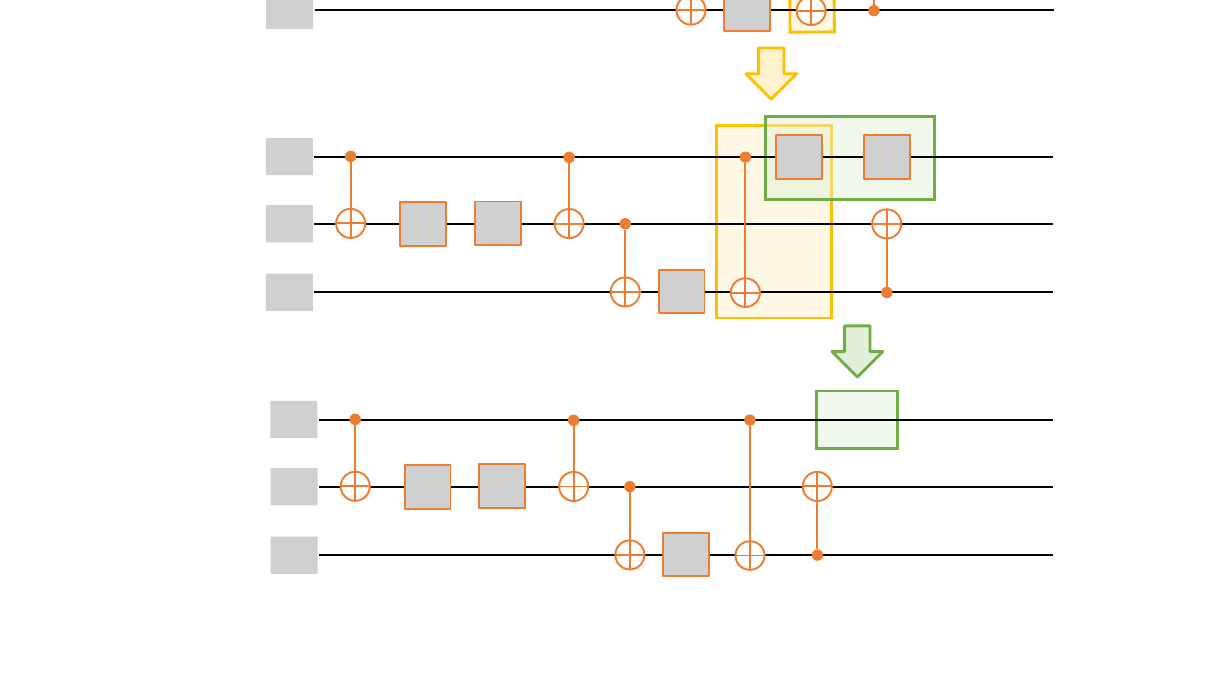
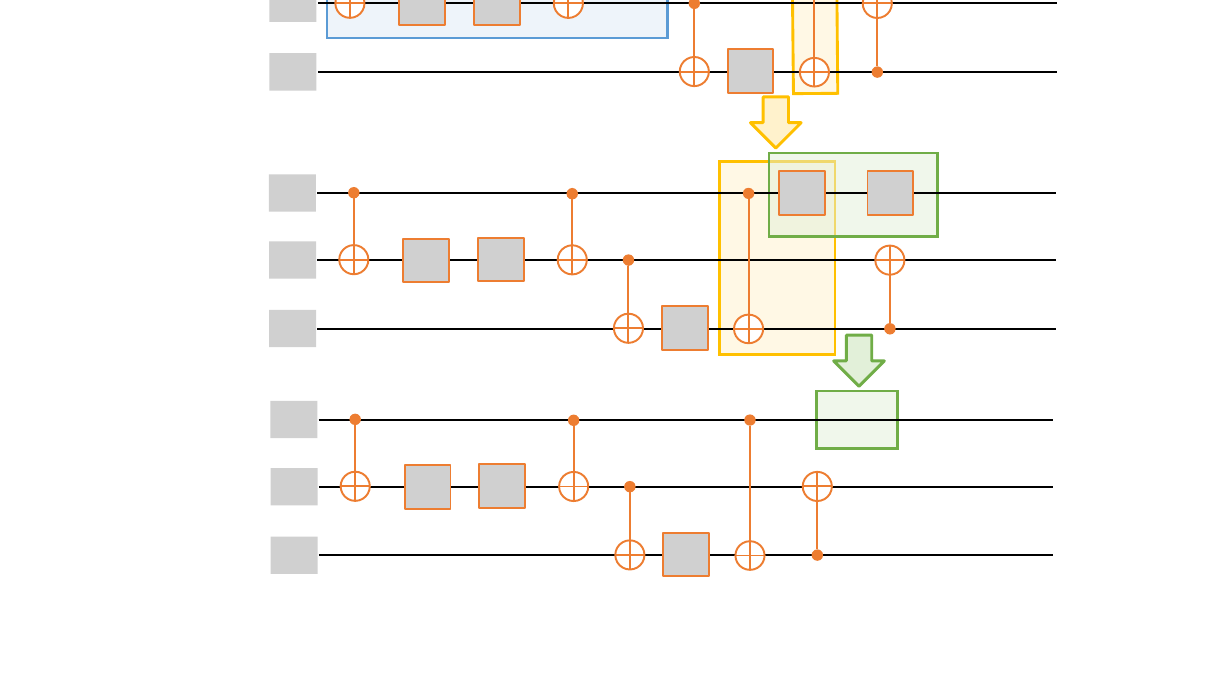
Before and after one commit to quantum-compiler/quartz, a slide deck: slide 5 of experiment/figure_generation/figure5/figure5_final_figures/rotation_merging.pptx. Drawn at 1232x693 pixels with LibreOffice and Linux fonts; fonts in the diff are those of the drawing; grey boxes stand for pictures; background and template pictures are left out. Boxes give left, top, right and bottom in pixels: in the first picture for what was removed or moved away, otherwise in the second. Text is boxed around its words. In the diff, an @@ line names an element or a change of style, - is before the commit and + after.

```diff
--- a/experiment/figure_generation/figure5/figure5_final_figures/rotation_merging.pptx
+++ b/experiment/figure_generation/figure5/figure5_final_figures/rotation_merging.pptx
@@ picture: place and size @@
-picture at [266, 0, 313, 29]
+picture at [270, 0, 317, 21]
@@ group added at [269, 0, 1057, 349]: 12 pictures, 3 lines, 3 flow chart ors, 1 rectangle, 1 ellipse @@
@@ group removed at [266, 0, 910, 313]: 9 pictures @@
@@ line moved from (874, 0) - (874, 5) to (877, 18) - (877, 67) @@
@@ 2 flow chart ors, 1 ellipse, 1 line, 1 freeform shape: place and size @@
-2 flow chart ors, 1 ellipse, 1 line, 1 freeform shape at [314, 0, 1055, 31]
+2 flow chart ors, 1 ellipse, 1 line, 1 freeform shape at [318, 0, 1057, 93]
@@ right arrow: place and size @@
-right arrow at [746, 48, 797, 99]
+right arrow at [750, 97, 801, 148]
@@ line moved from (626, 229) - (626, 277) to (628, 266) - (628, 313) @@
@@ 7 lines, 5 flow chart ors, 5 ellipses, 2 rectangles: place and size @@
-7 lines, 5 flow chart ors, 5 ellipses, 2 rectangles at [314, 116, 1054, 318]
+7 lines, 5 flow chart ors, 5 ellipses, 2 rectangles at [317, 153, 1056, 354]
@@ right arrow: place and size @@
-right arrow at [832, 326, 883, 377]
+right arrow at [834, 335, 884, 386]
```
Also in this commit, not shown: 3 other files.
